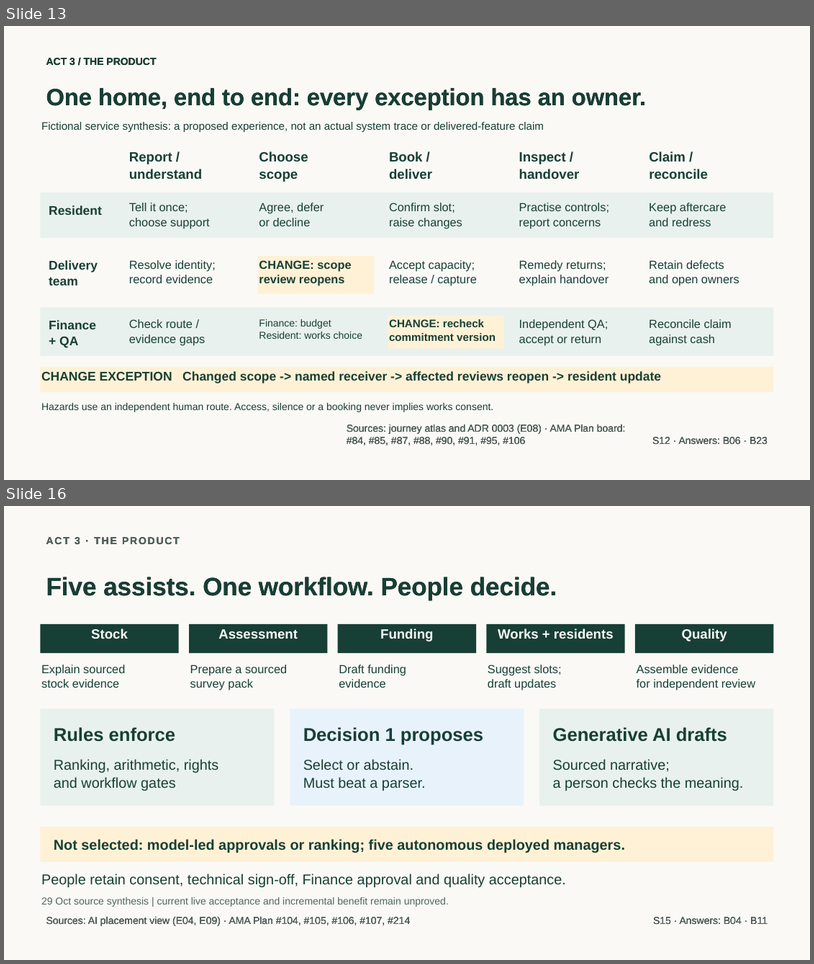
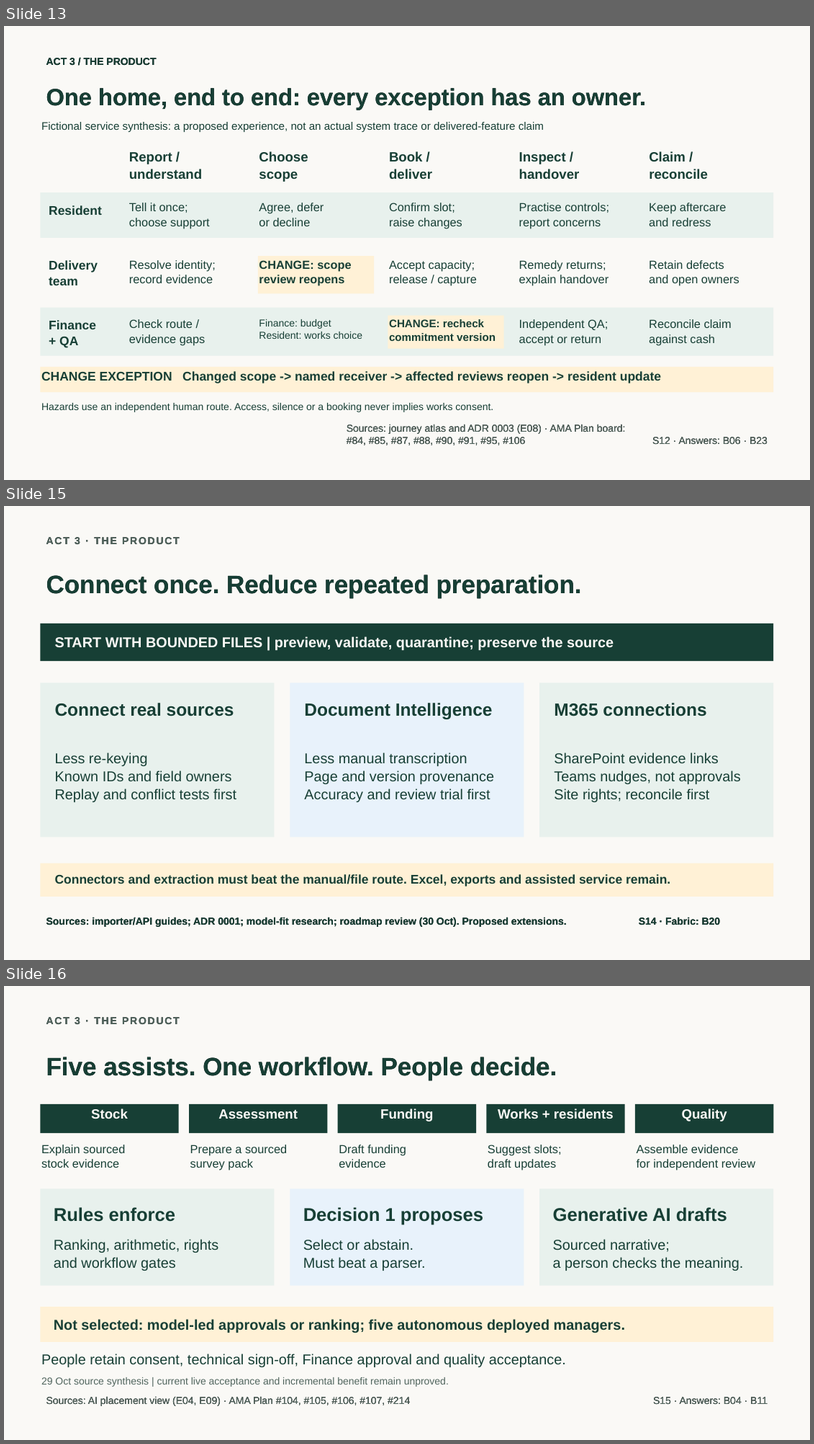
Before and after one commit to jmservera/ama, a slide deck: docs/capstone/deck/zava-forward-cowork-v2-draft.pptx. Shown one above the other, each under a label of ours: slides 13 and 16 before the commit, slides 13, 15 and 16 after it; the slides between them are not shown. The pictures are 814x964 and 814x1444 pixels, drawn with LibreOffice and Linux fonts; fonts in the diff are those of the drawing. Boxes give left, top, right and bottom in pixels: in the first picture for what was removed or moved away, otherwise in the second. Text is boxed around its words. In the diff, an @@ line names an element or a change of style, - is before the commit and + after.

Commit message:
first fabric message, not final one, needs work

```diff
--- a/docs/capstone/deck/zava-forward-cowork-v2-draft.pptx
+++ b/docs/capstone/deck/zava-forward-cowork-v2-draft.pptx
@@ slide 15 added at [4, 506, 810, 960], background #FAF9F6 @@
@@ text added at [46, 537, 180, 545], 12 pt, text #50655E, bold @@
+ACT 3 · THE PRODUCT
@@ text added at [46, 574, 582, 598], 30 pt, text #173F35, bold @@
+Connect once. Reduce repeated preparation.
@@ rectangle added at [40, 623, 774, 661], fill #173F35 @@
@@ text added at [55, 636, 614, 650], 17 pt, text #FAF9F6, bold @@
+START WITH BOUNDED FILES | preview, validate, quarantine; preserve the source
@@ rectangle added at [40, 682, 275, 837], fill #E8F1ED @@
@@ rectangle added at [290, 682, 525, 837], fill #E8F2FB @@
@@ rectangle added at [540, 682, 774, 837], fill #E8F1ED @@
@@ text added at [55, 703, 234, 716], 21 pt, text #173F35, bold @@
+Connect real sources
@@ text added at [304, 703, 493, 719], 21 pt, text #173F35, bold @@
+Document Intelligence
@@ text added at [554, 703, 707, 716], 21 pt, text #173F35, bold @@
+M365 connections
@@ text added at [55, 752, 237, 802], 17 pt, text #173F35 @@
+Less re-keying
+Known IDs and field owners
+Replay and conflict tests first
@@ text added at [304, 752, 494, 802], 17 pt, text #173F35 @@
+Less manual transcription
+Page and version provenance
+Accuracy and review trial first
@@ text added at [554, 752, 741, 802], 17 pt, text #173F35 @@
+SharePoint evidence links
+Teams nudges, not approvals
+Site rights; reconcile first
@@ rectangle added at [40, 863, 774, 896], fill #FFF1D6 @@
@@ text added at [55, 874, 671, 886], 15 pt, text #173F35, bold @@
+Connectors and extraction must beat the manual/file route. Excel, exports and assisted service remain.
@@ text added at [46, 916, 567, 926], 12 pt, text #173F35, bold @@
+Sources: importer/API guides; ADR 0001; model-fit research; roadmap review (30 Oct). Proposed extensions.
@@ text added at [639, 916, 721, 925], 12 pt, text #173F35, bold @@
+S14 · Fabric: B20
```
Also in this commit, not shown: 5 slides changed, 2 other slides added, 3 slides removed, 20 other files.
